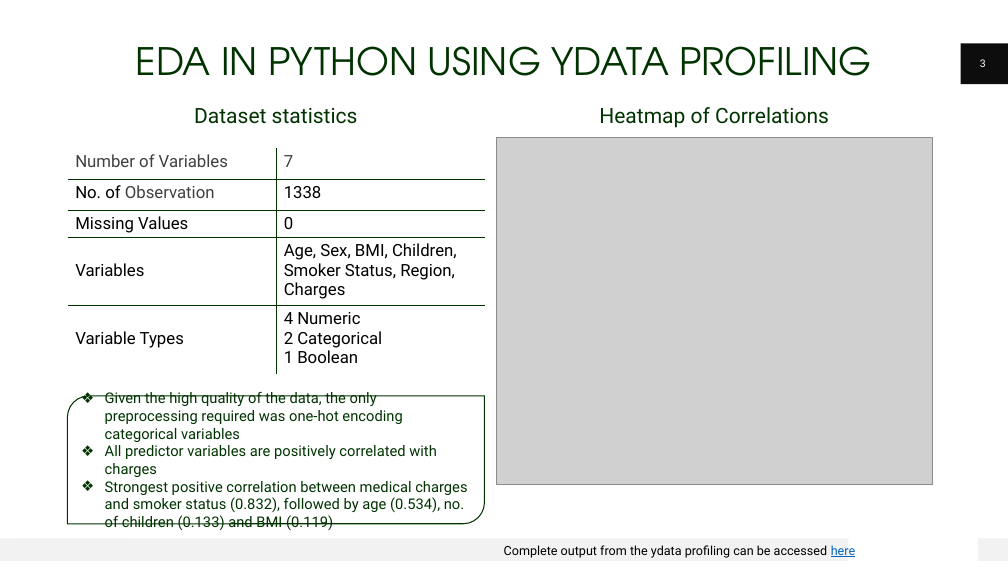
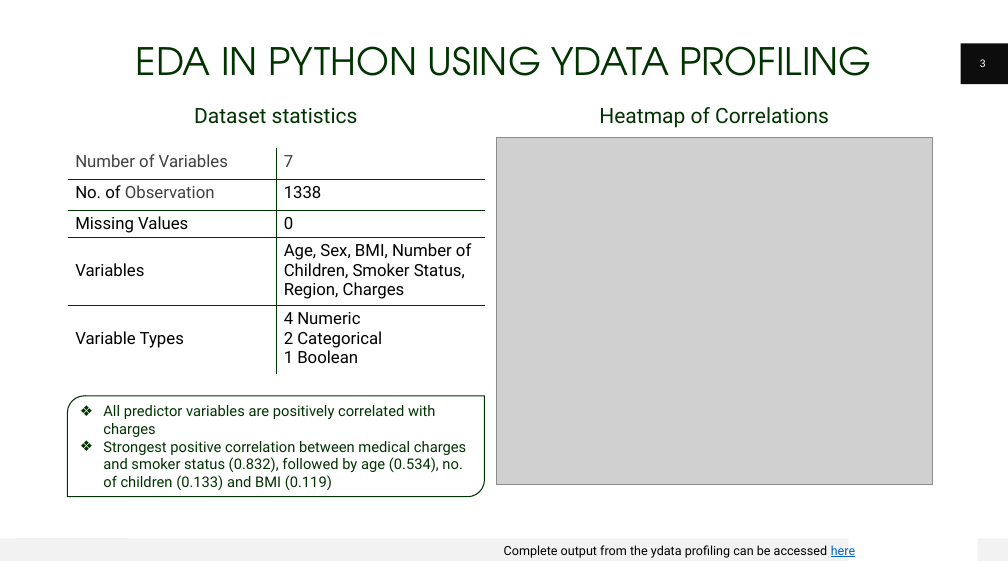
Before and after one commit to KhethiweDlamini/Medical-Insurance-Costs-Case-Study, a slide deck: slide 3 of Medical_Charges_Presentation.pptx. Drawn at 1008x567 pixels with LibreOffice and Linux fonts; fonts in the diff are those of the drawing; grey boxes stand for pictures. Boxes give left, top, right and bottom in pixels: in the first picture for what was removed or moved away, otherwise in the second. Text is boxed around its words. In the diff, an @@ line names an element or a change of style, - is before the commit and + after.

```diff
--- a/Medical_Charges_Presentation.pptx
+++ b/Medical_Charges_Presentation.pptx
@@ table at [68,148,485,374] @@
-row 4, column 2: Age, Sex, BMI, Children, Smoker Status, Region, Charges
+row 4, column 2: Age, Sex, BMI, Number of Children, Smoker Status, Region, Charges
@@ round diag rect "All predictor variables are positively ...": place and size @@
-round diag rect "All predictor variables are positively ..." at [67,396,485,524]
+round diag rect "All predictor variables are positively ..." at [67,396,485,497]
@@ text in round diag rect at [105,392,402,442]: paragraph removed @@
-❖ Given the high quality of the data, the only preprocessing required was one-hot encoding categorical variables
```
Also in this commit, not shown: 2 other slides changed.
